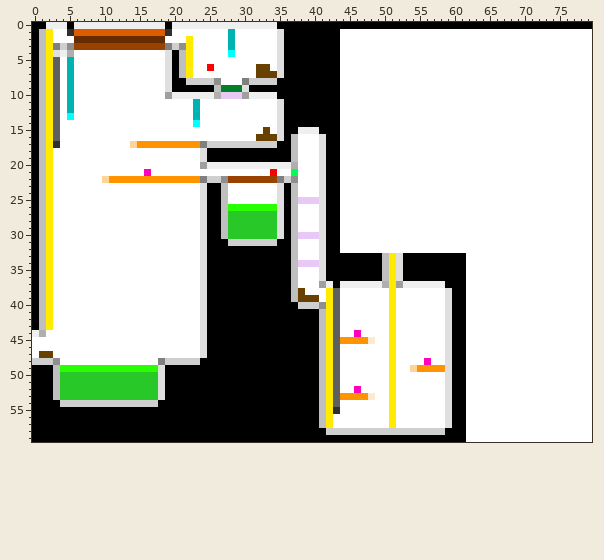
Edited in one commit: sprite sheet (source/level_data/layouts/level4/layer2.png). Above, as it was before the edit.
The file is 80x60 pixels.
The result:
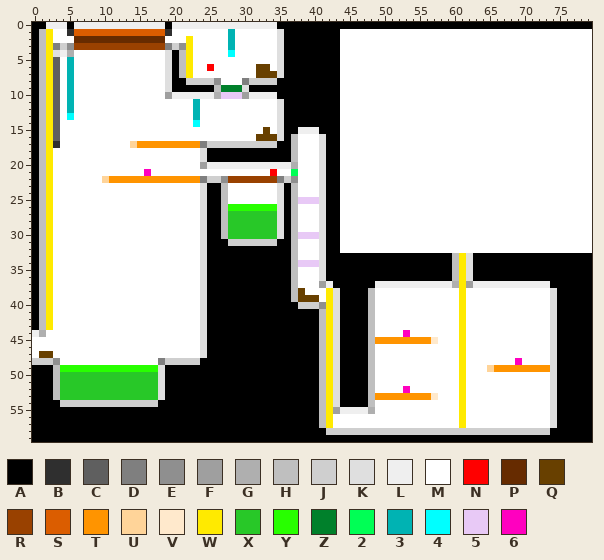
Palette (. is transparent): A #000000  B #2f2f2f  C #5f5f5f  D #7f7f7f  E #8f8f8f  F #9f9f9f  G #afafaf  H #bfbfbf  J #cfcfcf  K #dfdfdf  L #efefef  M #ffffff  N #ff0000  P #662b00  Q #684000  R #994100  S #db5d00  T #ff9400  U #ffd499  V #ffe9cc  W #ffea00  X #28c828  Y #28ff00  Z #00802b  2 #00ff55  3 #00b3b3  4 #00ffff  5 #e8c9f6  6 #ff00bf
Changes in this commit:
@@ x 41..79 @@
 32 KAAMMMMMMMMMMMMMMMMMMMMMMMMMMMMMMMMMMMM
-33 KAAAAAAAAHWKAAAAAAAAAMMMMMMMMMMMMMMMMMM
-34 KAAAAAAAAHWKAAAAAAAAAMMMMMMMMMMMMMMMMMM
-35 KAAAAAAAAHWKAAAAAAAAAMMMMMMMMMMMMMMMMMM
-36 KAAAAAAAAHWKAAAAAAAAAMMMMMMMMMMMMMMMMMM
-37 FLALLLLLLGWFLLLLLLAAAMMMMMMMMMMMMMMMMMM
-38 MWCMMMMMMMWMMMMMMMKAAMMMMMMMMMMMMMMMMMM
-39 MWCMMMMMMMWMMMMMMMKAAMMMMMMMMMMMMMMMMMM
-40 EWCMMMMMMMWMMMMMMMKAAMMMMMMMMMMMMMMMMMM
-41 HWCMMMMMMMWMMMMMMMKAAMMMMMMMMMMMMMMMMMM
-42 HWCMMMMMMMWMMMMMMMKAAMMMMMMMMMMMMMMMMMM
-43 HWCMMMMMMMWMMMMMMMKAAMMMMMMMMMMMMMMMMMM
-44 HWCMM6MMMMWMMMMMMMKAAMMMMMMMMMMMMMMMMMM
-45 HWCTTTTVMMWMMMMMMMKAAMMMMMMMMMMMMMMMMMM
-46 HWCMMMMMMMWMMMMMMMKAAMMMMMMMMMMMMMMMMMM
-47 HWCMMMMMMMWMMMMMMMKAAMMMMMMMMMMMMMMMMMM
-48 HWCMMMMMMMWMMMM6MMKAAMMMMMMMMMMMMMMMMMM
-49 HWCMMMMMMMWMMUTTTTKAAMMMMMMMMMMMMMMMMMM
-50 HWCMMMMMMMWMMMMMMMKAAMMMMMMMMMMMMMMMMMM
-51 HWCMMMMMMMWMMMMMMMKAAMMMMMMMMMMMMMMMMMM
-52 HWCMM6MMMMWMMMMMMMKAAMMMMMMMMMMMMMMMMMM
-53 HWCTTTTVMMWMMMMMMMKAAMMMMMMMMMMMMMMMMMM
-54 HWCMMMMMMMWMMMMMMMKAAMMMMMMMMMMMMMMMMMM
-55 HWBMMMMMMMWMMMMMMMKAAMMMMMMMMMMMMMMMMMM
-56 HWMMMMMMMMWMMMMMMMKAAMMMMMMMMMMMMMMMMMM
-57 HWMMMMMMMMWMMMMMMMKAAMMMMMMMMMMMMMMMMMM
-58 AJJJJJJJJJJJJJJJJJAAAMMMMMMMMMMMMMMMMMM
-59 AAAAAAAAAAAAAAAAAAAAAMMMMMMMMMMMMMMMMMM
+33 KAAAAAAAAAAAAAAAAAAHWKAAAAAAAAAAAAAAAAA
+34 KAAAAAAAAAAAAAAAAAAHWKAAAAAAAAAAAAAAAAA
+35 KAAAAAAAAAAAAAAAAAAHWKAAAAAAAAAAAAAAAAA
+36 KAAAAAAAAAAAAAAAAAAHWKAAAAAAAAAAAAAAAAA
+37 FLAAAAAALLLLLLLLLLLGWFLLLLLLLLLLLAAAAAA
+38 MWKAAAAHMMMMMMMMMMMMWMMMMMMMMMMMMKAAAAA
+39 MWKAAAAHMMMMMMMMMMMMWMMMMMMMMMMMMKAAAAA
+40 EWKAAAAHMMMMMMMMMMMMWMMMMMMMMMMMMKAAAAA
+41 HWKAAAAHMMMMMMMMMMMMWMMMMMMMMMMMMKAAAAA
+42 HWKAAAAHMMMMMMMMMMMMWMMMMMMMMMMMMKAAAAA
+43 HWKAAAAHMMMMMMMMMMMMWMMMMMMMMMMMMKAAAAA
+44 HWKAAAAHMMMM6MMMMMMMWMMMMMMMMMMMMKAAAAA
+45 HWKAAAAHTTTTTTTTVMMMWMMMMMMMMMMMMKAAAAA
+46 HWKAAAAHMMMMMMMMMMMMWMMMMMMMMMMMMKAAAAA
+47 HWKAAAAHMMMMMMMMMMMMWMMMMMMMMMMMMKAAAAA
+48 HWKAAAAHMMMMMMMMMMMMWMMMMMMM6MMMMKAAAAA
+49 HWKAAAAHMMMMMMMMMMMMWMMMUTTTTTTTTKAAAAA
+50 HWKAAAAHMMMMMMMMMMMMWMMMMMMMMMMMMKAAAAA
+51 HWKAAAAHMMMMMMMMMMMMWMMMMMMMMMMMMKAAAAA
+52 HWKAAAAHMMMM6MMMMMMMWMMMMMMMMMMMMKAAAAA
+53 HWKAAAAHTTTTTTTTVMMMWMMMMMMMMMMMMKAAAAA
+54 HWKAAAAHMMMMMMMMMMMMWMMMMMMMMMMMMKAAAAA
+55 HWFLLLLGMMMMMMMMMMMMWMMMMMMMMMMMMKAAAAA
+56 HWMMMMMMMMMMMMMMMMMMWMMMMMMMMMMMMKAAAAA
+57 HWMMMMMMMMMMMMMMMMMMWMMMMMMMMMMMMKAAAAA
+58 AJJJJJJJJJJJJJJJJJJJJJJJJJJJJJJJJAAAAAA
+59 AAAAAAAAAAAAAAAAAAAAAAAAAAAAAAAAAAAAAAA
Changed places in both pictures, as pixel boxes (x1, y1, x2, y2):
changed: (333, 253, 592, 442)
